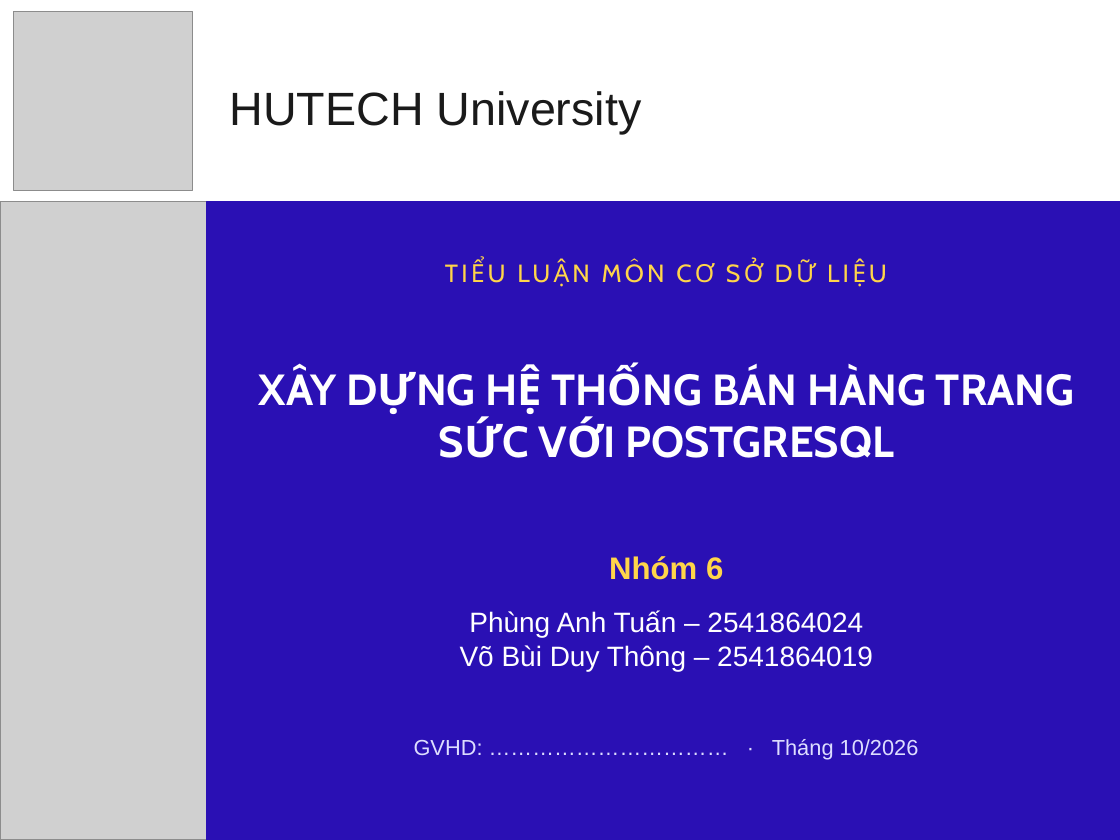
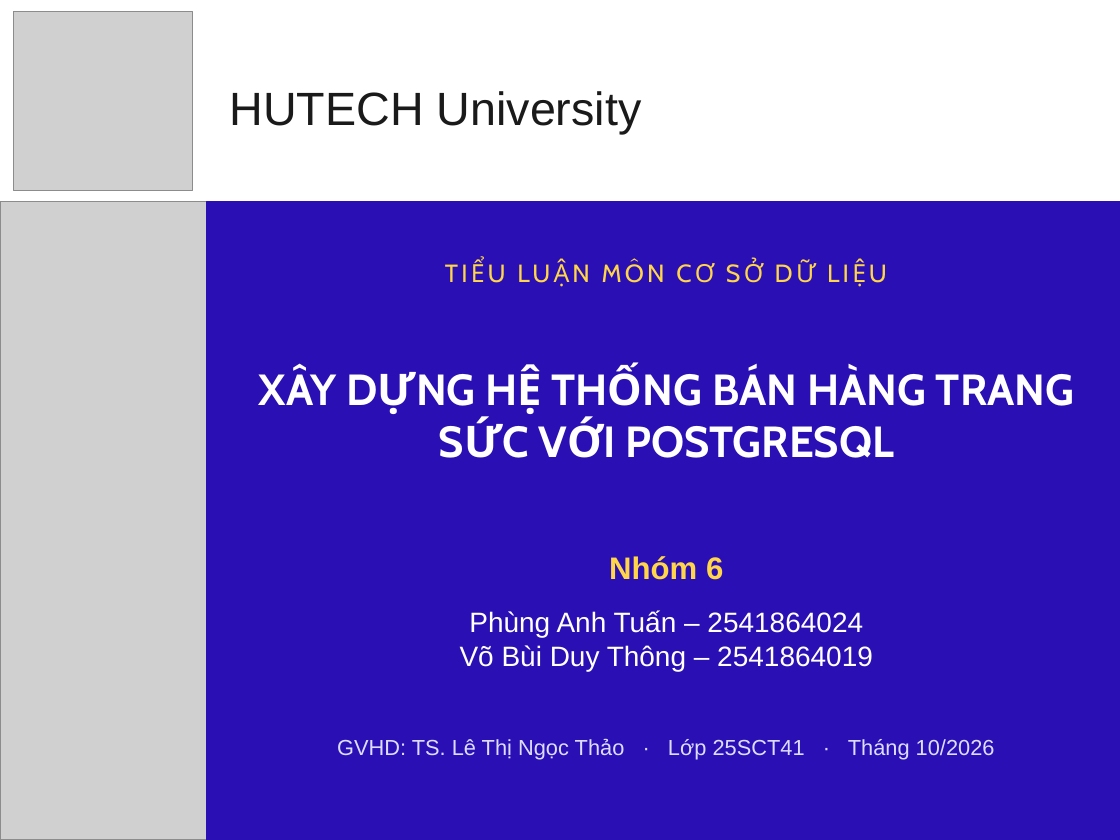
Before and after one commit to phunganhtuan123/master-csdl, a slide deck: slide 1 of docs/Slide_CSDL_Nhom6_PostgreSQL.pptx. Drawn at 1120x840 pixels with LibreOffice and Linux fonts; fonts in the diff are those of the drawing; grey boxes stand for pictures. Boxes give left, top, right and bottom in pixels: in the first picture for what was removed or moved away, otherwise in the second. Text is boxed around its words. In the diff, an @@ line names an element or a change of style, - is before the commit and + after.

```diff
--- a/docs/Slide_CSDL_Nhom6_PostgreSQL.pptx
+++ b/docs/Slide_CSDL_Nhom6_PostgreSQL.pptx
@@ text at [337, 738, 995, 760]: text changed @@
-GVHD: …………………………… · Tháng 10/2026
+GVHD: TS. Lê Thị Ngọc Thảo · Lớp 25SCT41 · Tháng 10/2026
```
Also in this commit, not shown: 15 other slides changed, 1 slide added, 1 slide removed, 43 other files.
